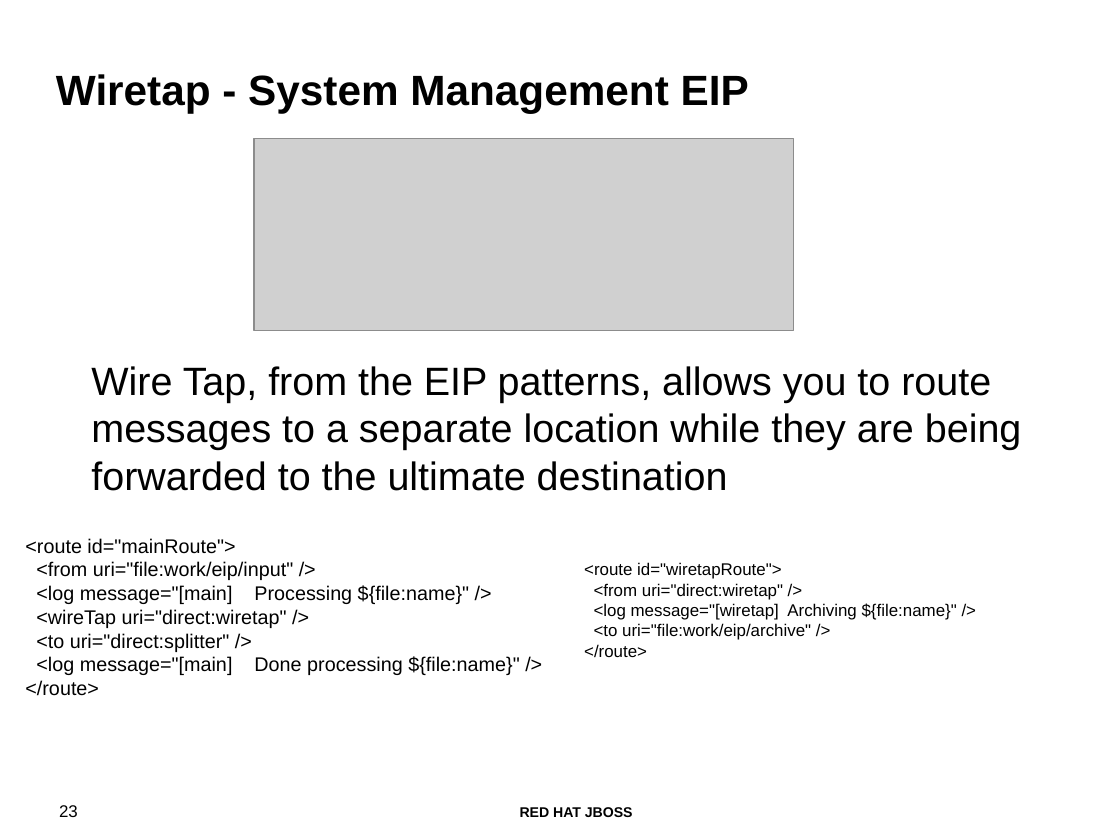
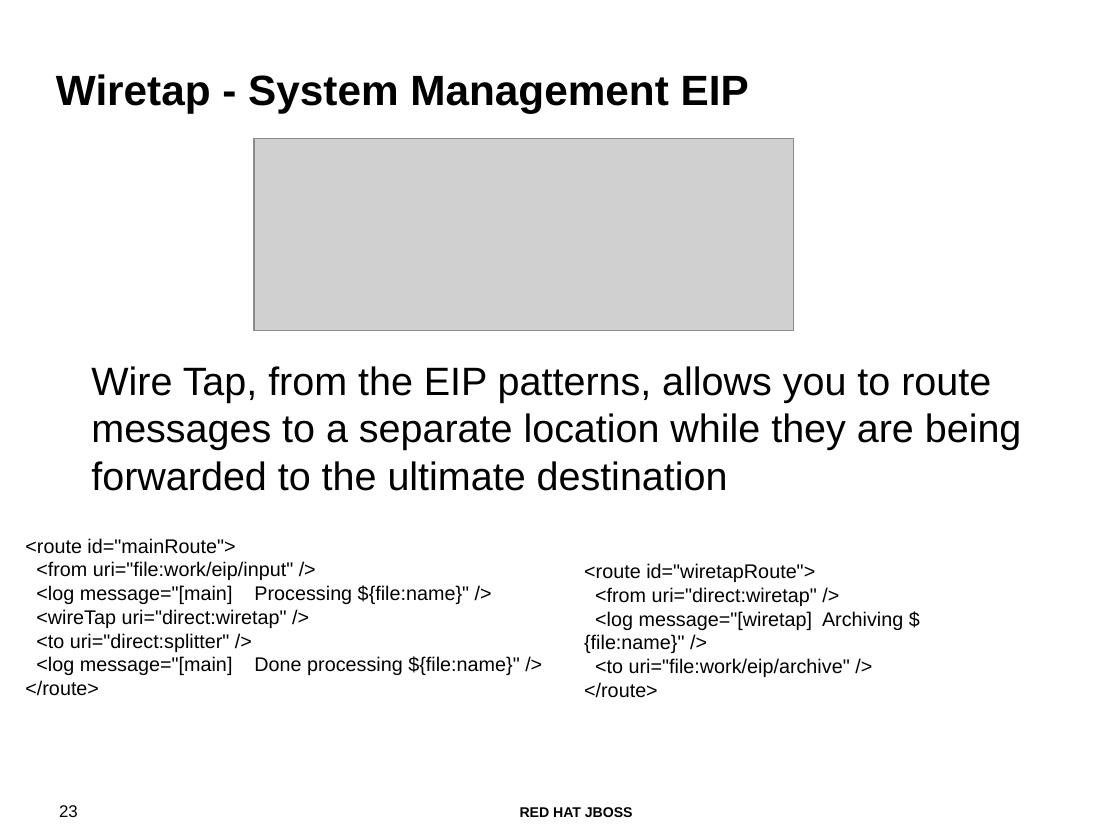
Before and after one commit to ikarus2k/fuse-eip-quickstart, a slide deck: slide 23 of webinar 04162013 - Getting started with Fuse.odp. Drawn at 1120x840 pixels with LibreOffice and Linux fonts; fonts in the diff are those of the drawing; grey boxes stand for pictures; background and template pictures are left out. Boxes give left, top, right and bottom in pixels: in the first picture for what was removed or moved away, otherwise in the second. Text is boxed around its words. In the diff, an @@ line names an element or a change of style, - is before the commit and + after.

```diff
--- a/webinar 04162013 - Getting started with Fuse.odp
+++ b/webinar 04162013 - Getting started with Fuse.odp
@@ text "<route id="wiretapRoute">" at (x1=584, y1=563, x2=903, y2=698): size 12 to 14 pt @@
```
Also in this commit, not shown: 5 other slides changed, 1 slide added, 1 slide removed.
